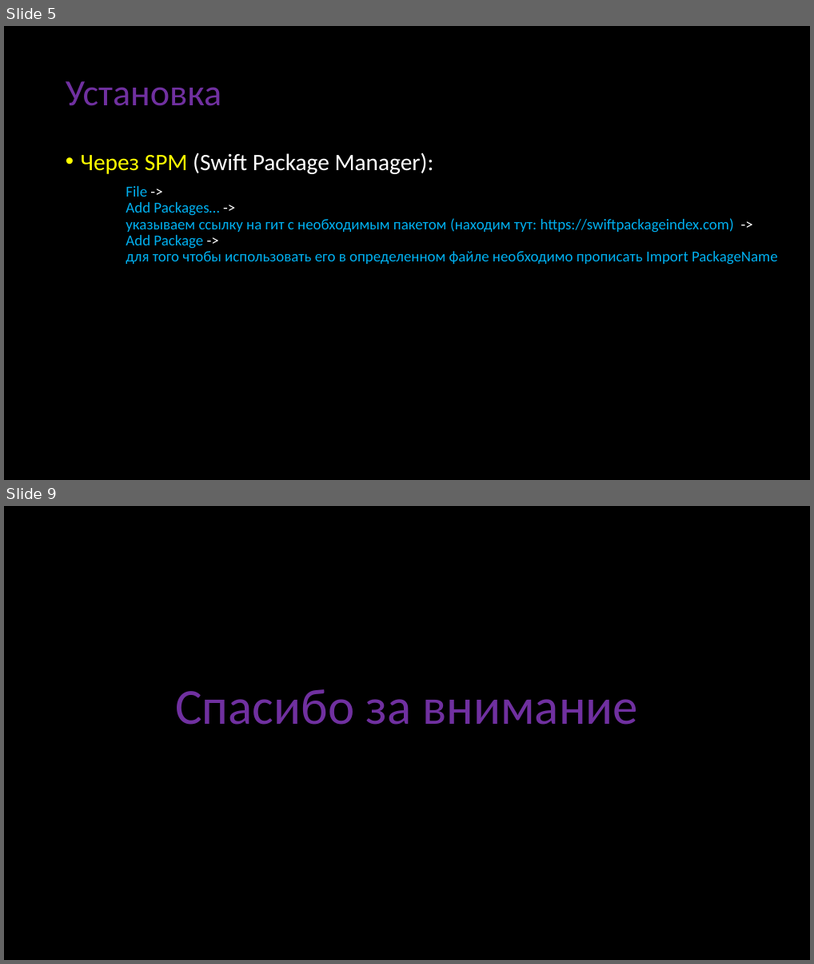
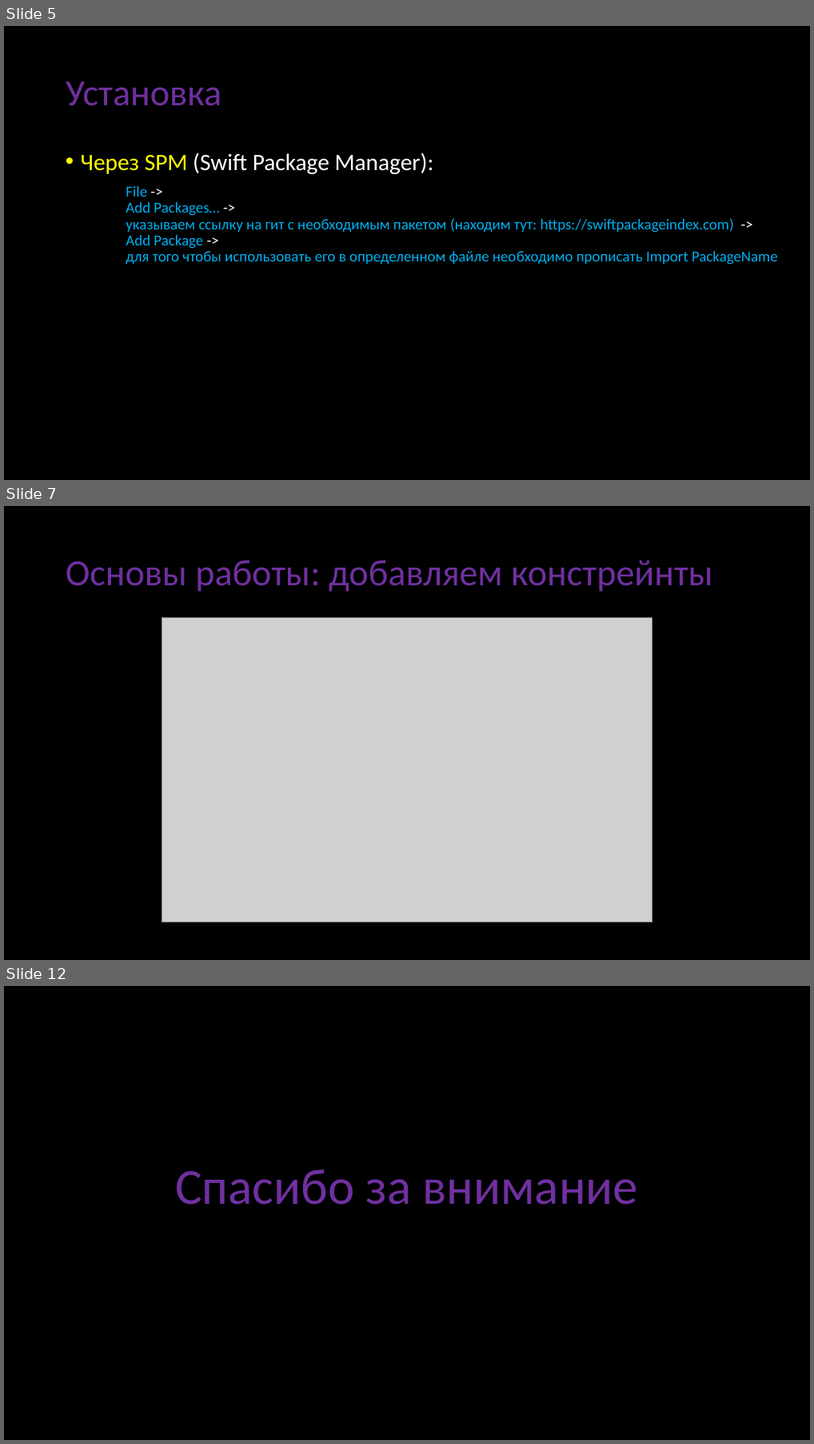
Before and after one commit to abrosov-sergey/HSE-KPV-IOS-2022-23, a slide deck: Presentation/SnapKit-30.09.2022/SnapKit-Abrosov.pptx. Shown one above the other, each under a label of ours: slides 5 and 9 before the commit, slides 5, 7 and 12 after it; the slides between them are not shown. The pictures are 814x964 and 814x1444 pixels, drawn with LibreOffice and Linux fonts; fonts in the diff are those of the drawing; grey boxes stand for pictures. Boxes give left, top, right and bottom in pixels: in the first picture for what was removed or moved away, otherwise in the second. Text is boxed around its words. In the diff, an @@ line names an element or a change of style, - is before the commit and + after.

```diff
--- a/Presentation/SnapKit-30.09.2022/SnapKit-Abrosov.pptx
+++ b/Presentation/SnapKit-30.09.2022/SnapKit-Abrosov.pptx
@@ slide 7 added at (x1=4, y1=506, x2=810, y2=960), background #000000 @@
@@ title added at (x1=66, y1=560, x2=714, y2=592), 44 pt, text #7030A0 @@
+Основы работы: добавляем констрейнты
@@ picture added at (x1=162, y1=618, x2=653, y2=922) @@
@@ what was slide 9 is now slide 12 @@
```
Also in this commit, not shown: 5 other slides added, 3 slides removed, 2 other files.
